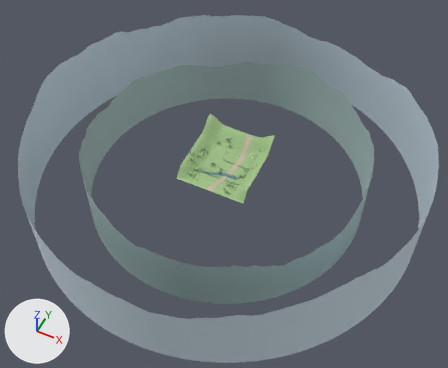
Two versions of the glTF model public/assets/meadow.glb, one commit apart.
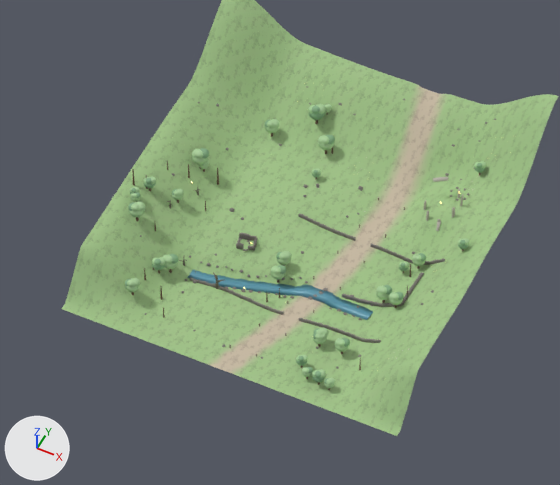
Each version appears first whole from a 50 mm camera at (237.0, -418.0, 566.0) aimed at (8.0, 41.0, -7.0), and next in a close-up on the part from 37% to 62% of the width and 32% to 58% of the height. Lighting does not change. The marker at lower left points along +X, +Y and +Z. The older version's two pictures come first. Vertices at exactly the same position are counted once.

In view in the first close-up: 'FLOOR_MEADOW', 'MEADOW'.
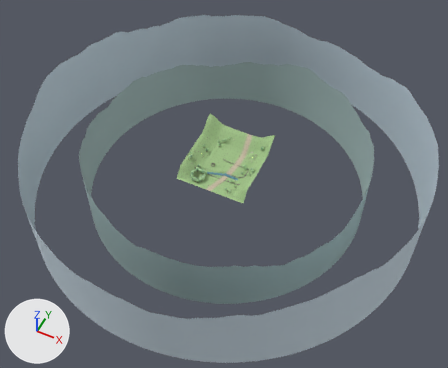
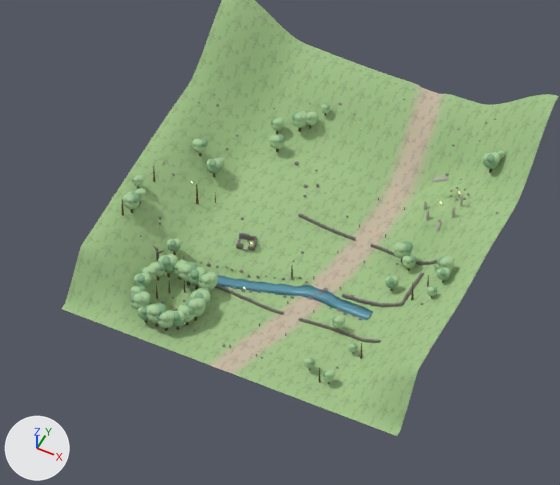
The change, as a list of edits to the scene's bpy script:
```text
Change me_stone0:
    used by ob_meadow; location = (0.0, 0.0, 0.0)
    remove me_stone0.from_pydata(...)  # 45648 vertices, 74518 faces; spans x -245.0..245.0, y -180.0..310.0, z -40.0..70.0
    add me_stone0.from_pydata(...)  # 51319 vertices, 85042 faces; spans x -245.0..245.0, y -180.0..310.0, z -40.0..70.0
    me_stone0 part 1: 376 loose pieces with 9580 vertices, spanning x -44.0..40.0, y 22.0..105.0, z 0.0..24.0, are deleted
    me_stone0 part 2: 726 vertices moved within x -43.0..37.0, y 24.0..99.0, z -1.0..18.0; 4435 vertices removed from x -43.0..35.0, y 22.0..100.0, z -1.0..20.0; 19349 vertices added at x -43.0..40.0, y 21.0..101.0, z -3.0..21.0
    other edits to the shape of me_stone0 do not show in these pictures
```

Location of each change, [x1, y1, x2, y2] in pixels of the close-ups (560 x 485 px):
'MEADOW', reshaped
    before: [100, 49, 511, 400]
    after: [100, 49, 505, 400]
part 1 of me_stone0, deleted
    before: [127, 83, 511, 373]
part 2 of me_stone0, built on
    before: [125, 86, 486, 388]
    after: [122, 75, 505, 384]
